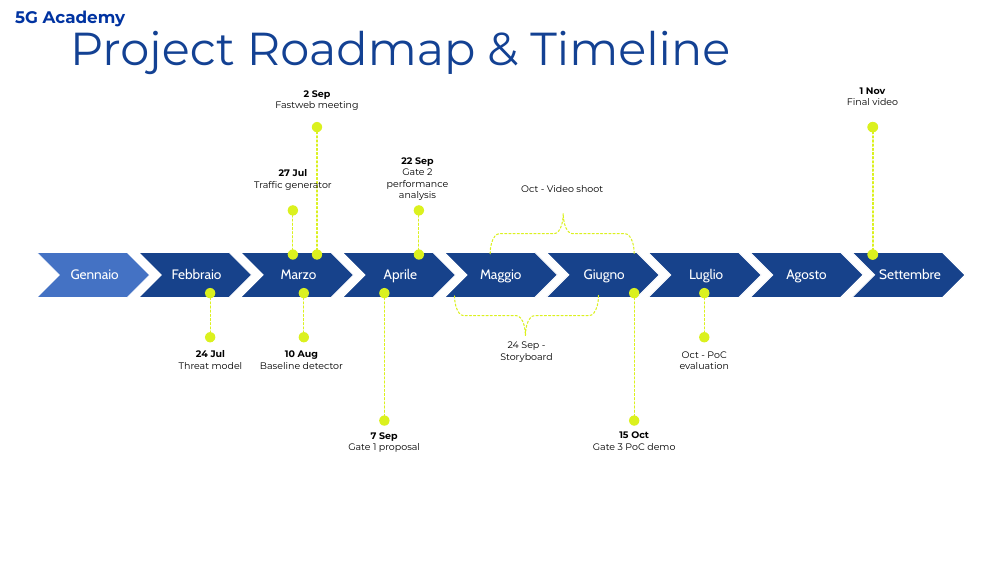
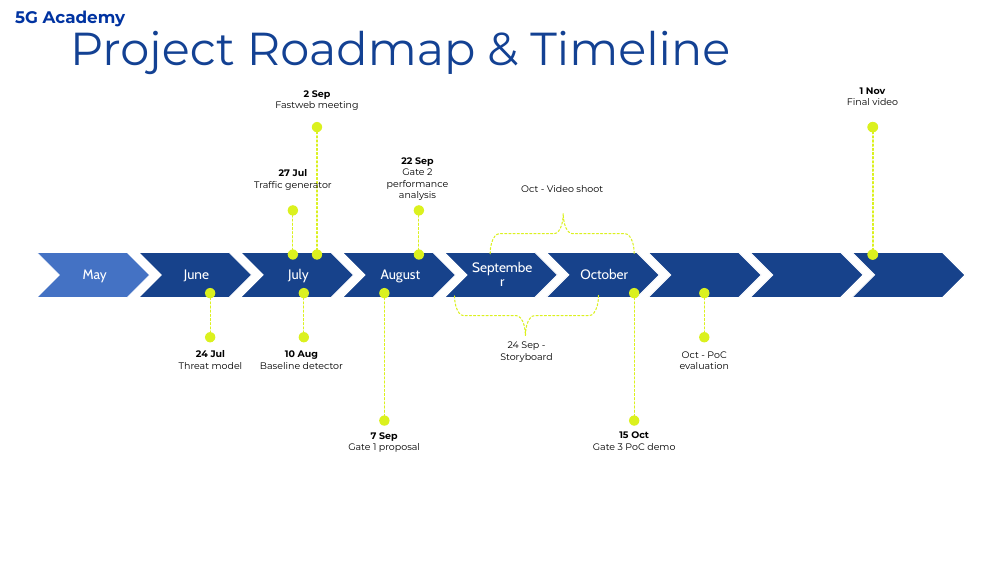
Before and after one commit to fauzan111/AEGIS, a slide deck: slide 10 of slides/AEGIS_Gate1_Official.pptx. Drawn at 1008x567 pixels with LibreOffice and Linux fonts; fonts in the diff are those of the drawing; background and template pictures are left out. Boxes give left, top, right and bottom in pixels: in the first picture for what was removed or moved away, otherwise in the second. Text is boxed around its words. In the diff, an @@ line names an element or a change of style, - is before the commit and + after.

Commit message:
Fix SmartArt timeline showing Jan-Sep instead of the real May-Oct span
The Roadmap & Timeline slide's background SmartArt had hardcoded
Italian month labels (Gennaio-Settembre) baked into the template,
completely independent of the date boxes we'd already fixed. Relabeled
the 6 real months to May-October (matching the actual program span)
and blanked the 3 extra slots rather than risk corrupting the
SmartArt's node/connection structure by deleting them outright.

```diff
--- a/slides/AEGIS_Gate1_Official.pptx
+++ b/slides/AEGIS_Gate1_Official.pptx
@@ text at (x1=83, y1=269, x2=107, y2=283): text changed @@
-Gennaio
+May
@@ text at (x1=184, y1=269, x2=209, y2=282): text changed @@
-Febbraio
+June
@@ text at (x1=288, y1=269, x2=308, y2=283): text changed @@
-Marzo
+July
@@ text at (x1=381, y1=269, x2=421, y2=283): text changed @@
-Aprile
+August
@@ text at (x1=480, y1=269, x2=521, y2=283): text changed @@
-Maggio
+September
@@ text at (x1=580, y1=268, x2=627, y2=279): text changed @@
-Giugno
+October
@@ text removed at (x1=689, y1=269, x2=723, y2=283) @@
-Luglio
@@ text removed at (x1=786, y1=269, x2=826, y2=283) @@
-Agosto
@@ text removed at (x1=879, y1=268, x2=941, y2=279) @@
-Settembre
```
